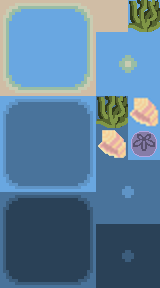
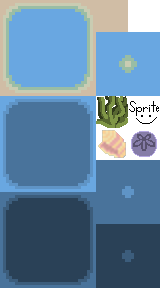
Two versions of the same layered image (160x288). Layer-by-layer changes:
painted on "Background" over [96, 0, 160, 160]
